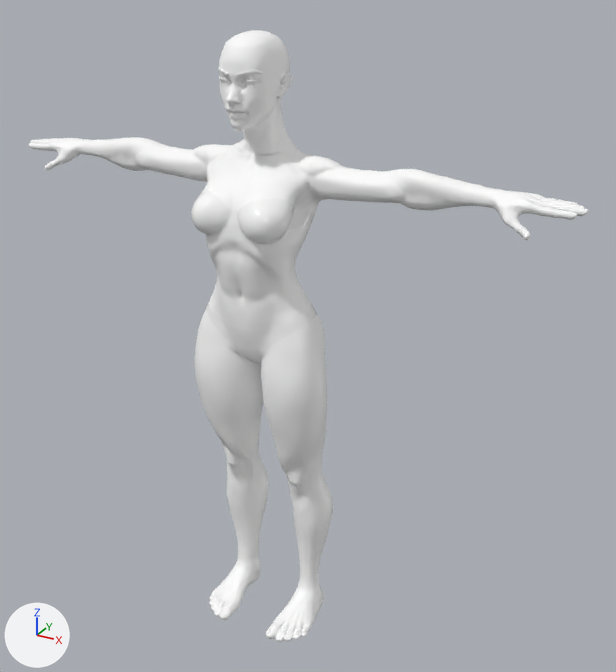
The glTF model public/assets/characters/Female.glb as it was, and as the next commit left it.
Both versions are drawn from a 50 mm lens placed at (1.178, -1.858, 1.921), pointed at (0.102, 0.099, 0.943). The axes (+X, +Y, +Z) are drawn at lower left. The lights are the same throughout. The older version comes first.

Objects in the first picture: 'Superhero_Female' and 2 more.
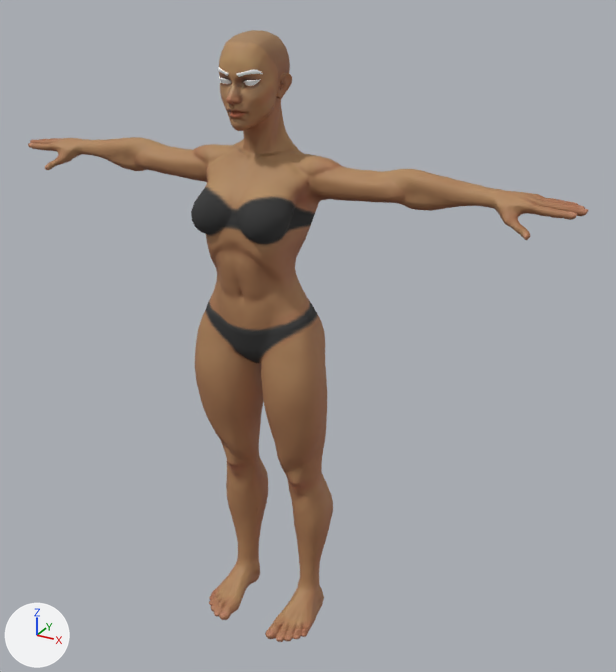
Diff of the bpy script that builds the scene:
```diff
--- a/public/assets/characters/Female.glb.py
+++ b/public/assets/characters/Female.glb.py
@@ img_image_1 @@
-img_image_1 = load_image('Image_1', '_unpacked/Image_1', 512, 512, 'Non-Color')
+img_image_1 = load_image('Image_1', '_unpacked/Image_1', 256, 256, 'sRGB')
@@ img_image_2 @@
+img_image_2 = load_image('Image_2', '_unpacked/Image_2', 512, 512, 'Non-Color')
@@ mat_mi_superhero_female @@
 n0 = _N.new('ShaderNodeBsdfPrincipled'); n0.name = 'Principled BSDF'
-n0.inputs[0].default_value = (1.0, 1.0, 1.0, 1.0)  # 'Base Color', white #ffffff
 n1 = _N.new('ShaderNodeOutputMaterial'); n1.name = 'Material Output'
+n4 = _N.new('ShaderNodeTexImage'); n4.name = 'Image Texture'
+n4.image = img_image_1
 n2 = _N.new('ShaderNodeMath'); n2.name = 'Math'
@@ mat_mi_superhero_female @@
 n3 = _N.new('ShaderNodeSeparateColor'); n3.name = 'Separate Color'
-n4 = _N.new('ShaderNodeTexImage'); n4.name = 'Image Texture'
-n4.image = img_image_1
+n6 = _N.new('ShaderNodeTexImage'); n6.name = 'Image Texture.001'
+n6.image = img_image_2
 n5 = _N.new('ShaderNodeNormalMap'); n5.name = 'Normal Map'
 n5.uv_map = 'UVMap'
-n6 = _N.new('ShaderNodeTexImage'); n6.name = 'Image Texture.001'
-n6.image = img_image_0
+n7 = _N.new('ShaderNodeTexImage'); n7.name = 'Image Texture.002'
+n7.image = img_image_0
 _L.new(n0.outputs[0], n1.inputs[0])  # 'BSDF' to 'Surface'
@@ mat_mi_superhero_female @@
 _L.new(n3.outputs[1], n0.inputs[2])  # 'Green' to 'Roughness'
-_L.new(n4.outputs[0], n3.inputs[0])  # 'Color' to 'Color'
 _L.new(n5.outputs[0], n0.inputs[5])  # 'Normal' to 'Normal'
-_L.new(n6.outputs[0], n5.inputs[1])  # 'Color' to 'Color'
+_L.new(n4.outputs[0], n0.inputs[0])  # 'Color' to 'Base Color'
+_L.new(n6.outputs[0], n3.inputs[0])  # 'Color' to 'Color'
+_L.new(n7.outputs[0], n5.inputs[1])  # 'Color' to 'Color'
```

What differs and where, as boxes (x1, y1, x2, y2) in the pictures (616 x 672 px):
'Superhero_Female', surface changed (white to brown): (28, 30, 588, 642) in both
